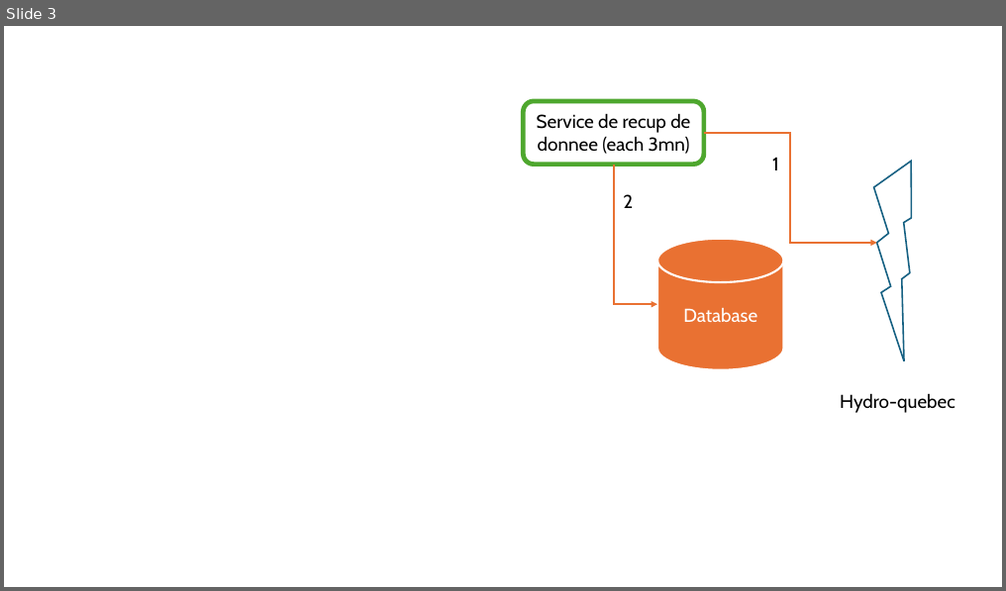
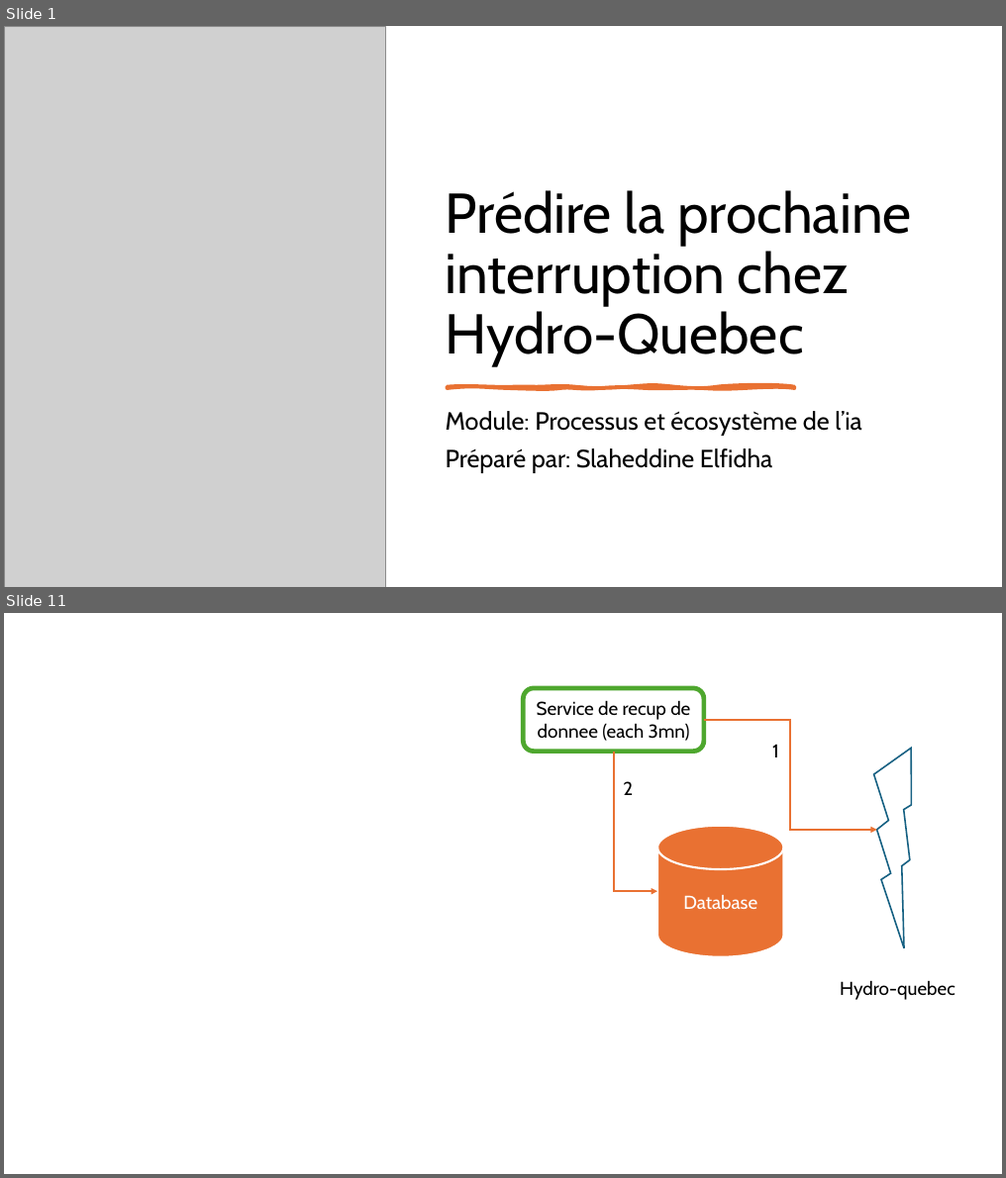
Before and after one commit to seelfidha/hydro-quebec-prediction, a slide deck: prez/architecture.pptx. Shown one above the other, each under a label of ours: slide 3 before the commit, slides 1 and 11 after it; the slides between them are not shown. The pictures are 1006x591 and 1006x1178 pixels, drawn with LibreOffice and Linux fonts; fonts in the diff are those of the drawing; grey boxes stand for pictures. Boxes give left, top, right and bottom in pixels: in the first picture for what was removed or moved away, otherwise in the second. Text is boxed around its words. In the diff, an @@ line names an element or a change of style, - is before the commit and + after.

```diff
--- a/prez/architecture.pptx
+++ b/prez/architecture.pptx
@@ slide 1 added at <box>4,26,1002,587</box>, background #FFFFFF @@
@@ picture added at <box>4,26,385,587</box> @@
@@ title added at <box>446,190,912,367</box>, 54 pt, text #000000 @@
+Prédire la prochaine interruption chez Hydro-Quebec
@@ subtitle added at <box>446,411,861,473</box>, 24 pt, text #000000 @@
+Module: Processus et écosystème de l’ia
+Préparé par: Slaheddine Elfidha
@@ freeform shape added at <box>448,386,795,388</box>, fill #E97132, outline #E97132 3.5 pt @@
@@ what was slide 3 is now slide 11 @@
```
Also in this commit, not shown: 2 slides changed, 14 other slides added, 5 other files.
